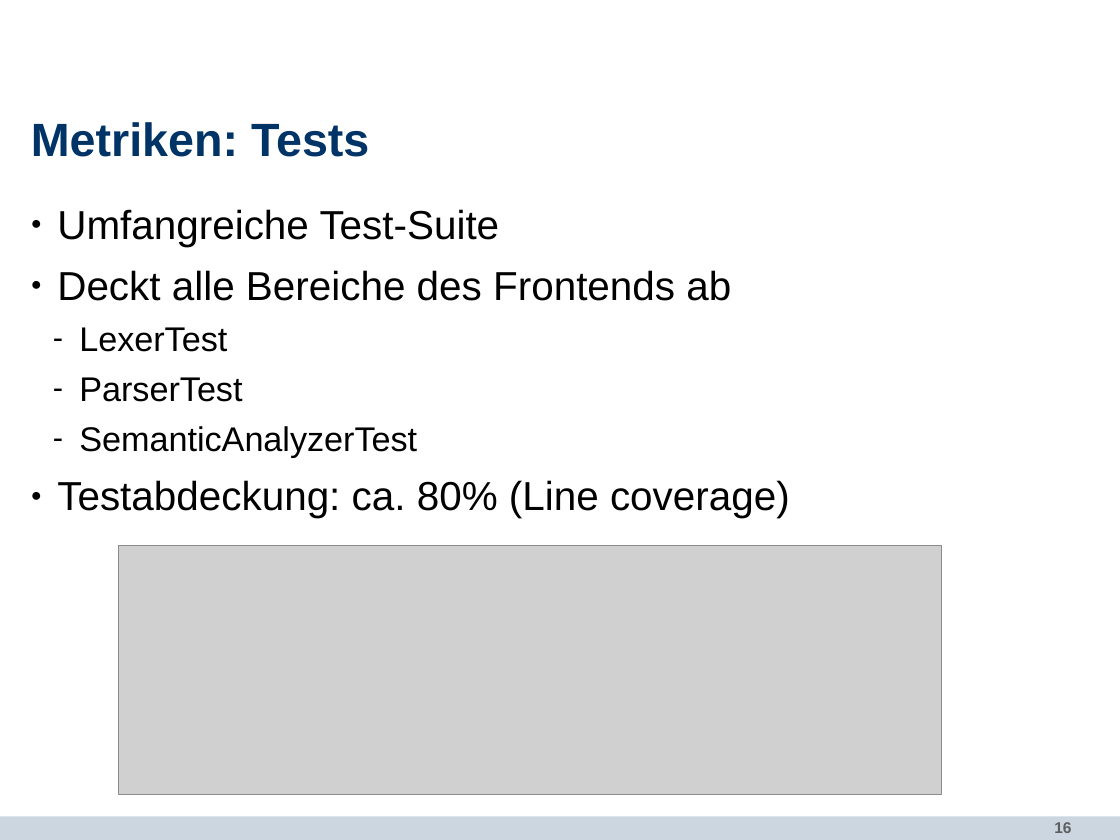
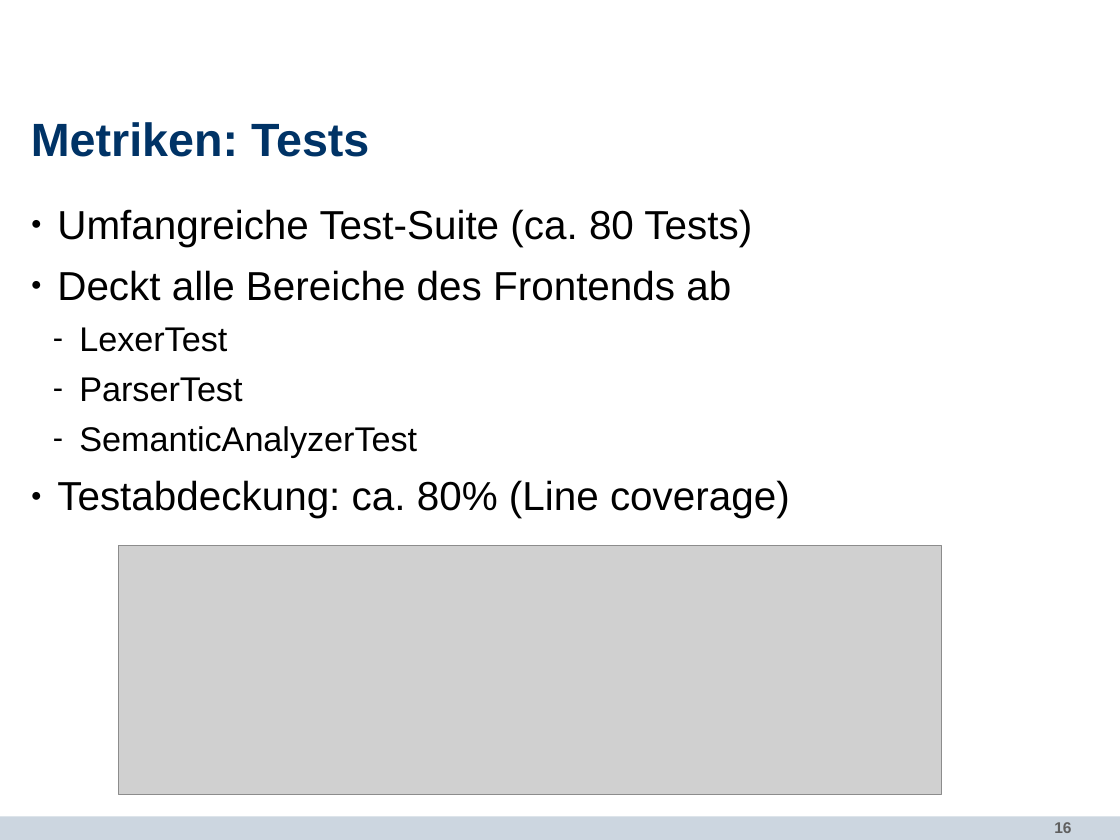
Before and after one commit to SWPUebersetzerbauSS12/swp-uebersetzerbau-ss12, a slide deck: slide 16 of doc/projecta/Abschlusspraesentation/Abschlusspraesentation.odp. Drawn at 1120x840 pixels with LibreOffice and Linux fonts; fonts in the diff are those of the drawing; grey boxes stand for pictures; background and template pictures are left out. Boxes give left, top, right and bottom in pixels: in the first picture for what was removed or moved away, otherwise in the second. Text is boxed around its words. In the diff, an @@ line names an element or a change of style, - is before the commit and + after.

```diff
--- a/doc/projecta/Abschlusspraesentation/Abschlusspraesentation.odp
+++ b/doc/projecta/Abschlusspraesentation/Abschlusspraesentation.odp
@@ text at (57, 209, 752, 247): text changed @@
-● Umfangreiche Test-Suite
+● Umfangreiche Test-Suite (ca. 80 Tests)
```
Also in this commit, not shown: 1 other slide changed, 1 slide added, 1 other file.
